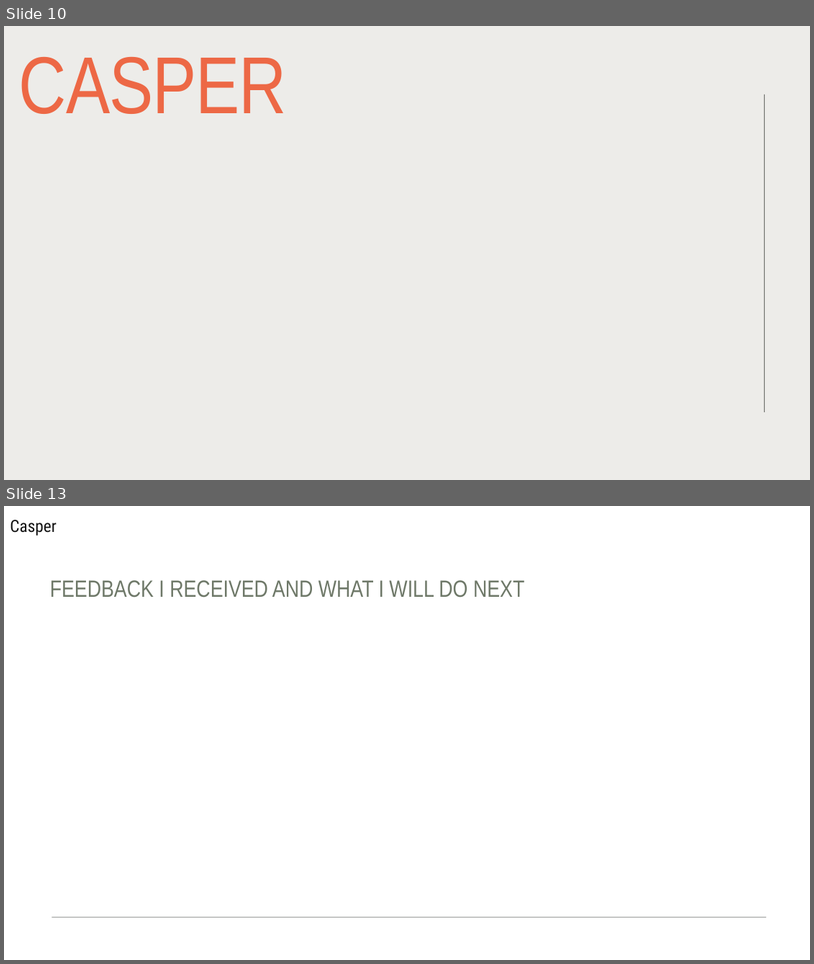
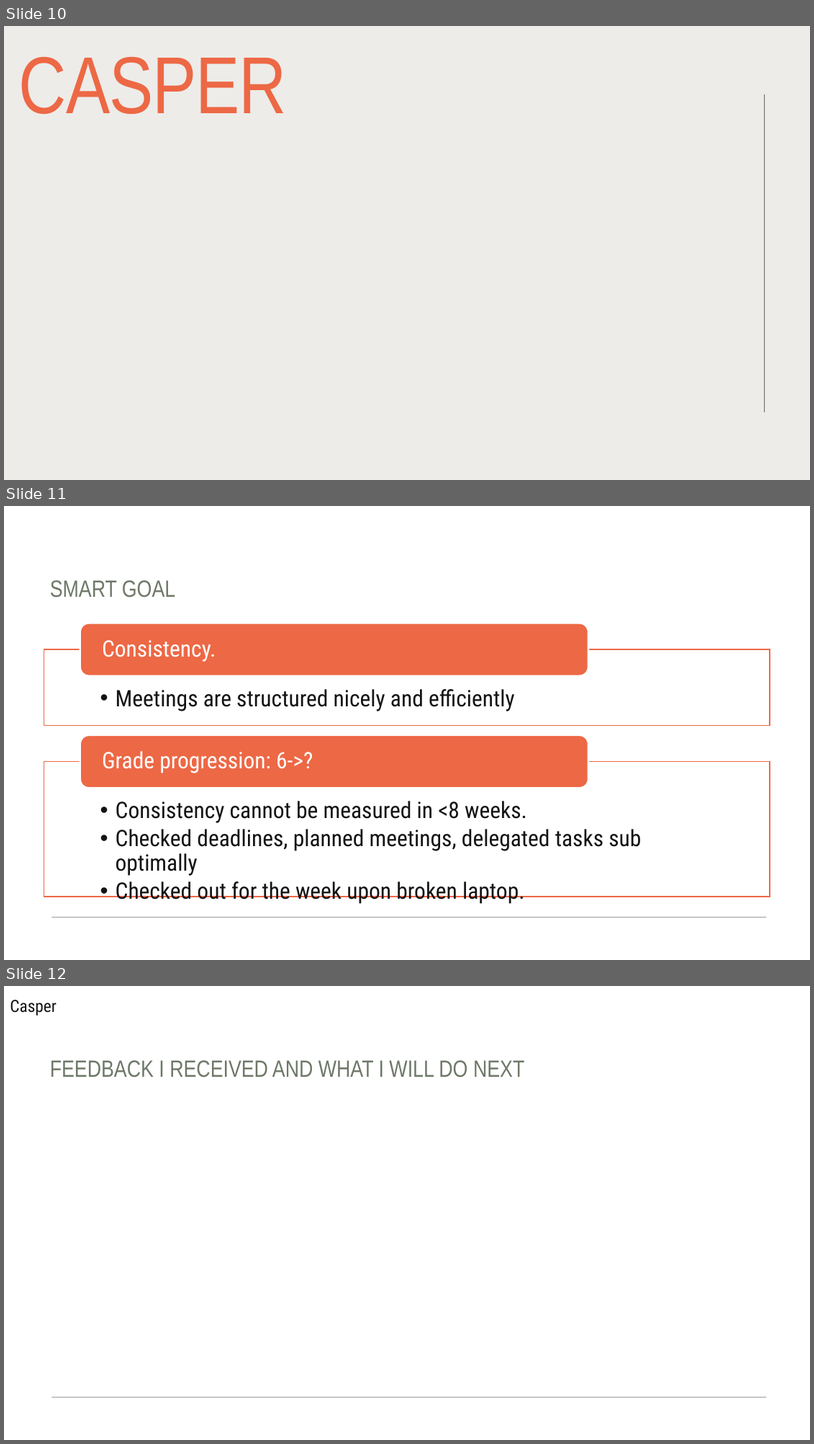
Before and after one commit to ginassadauskas/Project5Group1, a slide deck: peer assessment/interm peer assessment oct 26.pptx. Shown one above the other, each under a label of ours: slides 10 and 13 before the commit, slides 10, 11 and 12 after it; the slides between them are not shown. The pictures are 814x964 and 814x1444 pixels, drawn with LibreOffice and Linux fonts; fonts in the diff are those of the drawing. Boxes give left, top, right and bottom in pixels: in the first picture for what was removed or moved away, otherwise in the second. Text is boxed around its words. In the diff, an @@ line names an element or a change of style, - is before the commit and + after.

```diff
--- a/peer assessment/interm peer assessment oct 26.pptx
+++ b/peer assessment/interm peer assessment oct 26.pptx
@@ slide 11 added at (4, 506, 810, 960), background #FFFFFF; not listed: 1 template element that a slide beside it also shows @@
@@ title added at (50, 580, 175, 597), 28 pt, text #6E7868 @@
+SMART GOAL
@@ group added at (44, 623, 771, 903): 4 texts, 2 rectangles, 2 rounded rectangles @@
+  • Meetings are structured nicely and efficiently
+Consistency.
+  • Consistency cannot be measured in <8 weeks.
+  • Checked deadlines, planned meetings, delegated tasks sub optimally
+  • Checked out for the week upon broken laptop.
+Grade progression: 6->?
@@ what was slide 13 is now slide 12 @@
```
Also in this commit, not shown: 2 slides removed.
